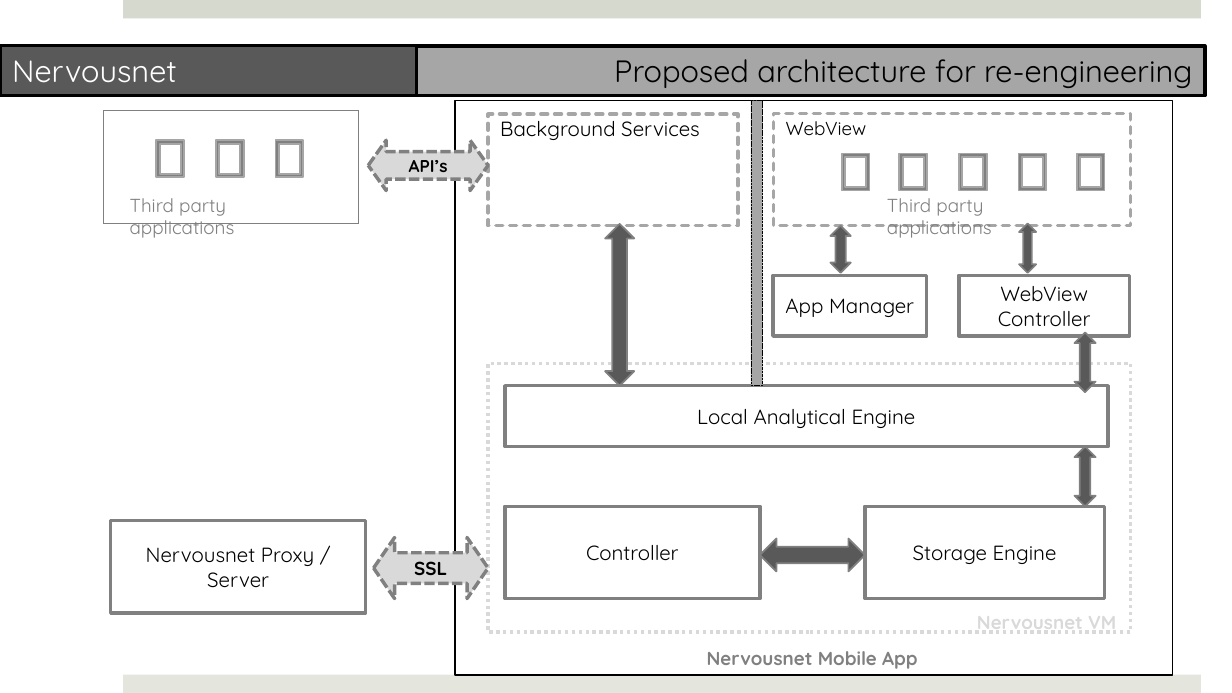
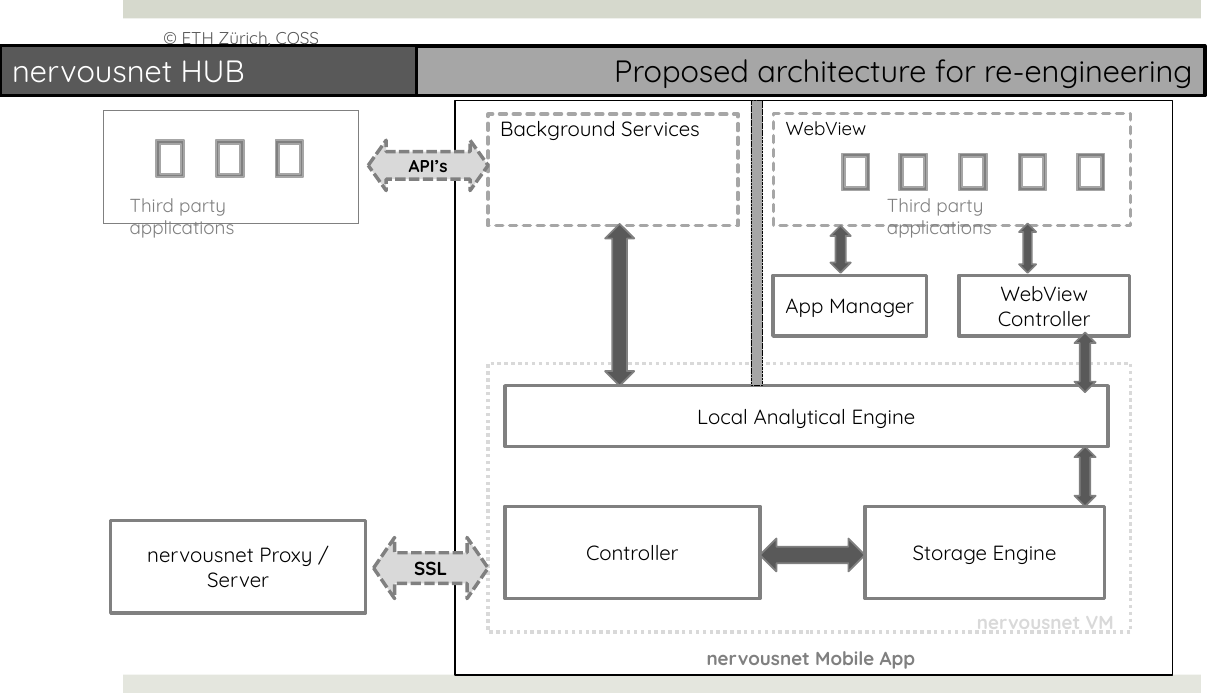
Before and after one commit to prasad79/nervousnet, a slide deck: slide 4 of Documents/NervousNet_Redesign.pptx (slide 3 before the commit). Drawn at 1232x693 pixels with LibreOffice and Linux fonts; fonts in the diff are those of the drawing. Boxes give left, top, right and bottom in pixels: in the first picture for what was removed or moved away, otherwise in the second. Text is boxed around its words. In the diff, an @@ line names an element or a change of style, - is before the commit and + after.

```diff
--- a/Documents/NervousNet_Redesign.pptx
+++ b/Documents/NervousNet_Redesign.pptx
@@ text added at (182, 31, 319, 49), 10 pt, text #595959 @@
+© ETH Zürich, COSS
@@ text in rectangle at (12, 60, 245, 83): text changed @@
-Nervousnet
+nervousnet HUB
@@ text in rectangle at (147, 547, 312, 588): text changed @@
-Nervousnet Proxy / Server
+nervousnet Proxy / Server
@@ text at (977, 607, 1114, 635): text changed @@
-Nervousnet VM
+nervousnet VM
@@ text at (707, 651, 916, 669): text changed @@
-Nervousnet Mobile App
+nervousnet Mobile App
```
Also in this commit, not shown: 17 other slides changed, 2 slides removed, 33 other files.
